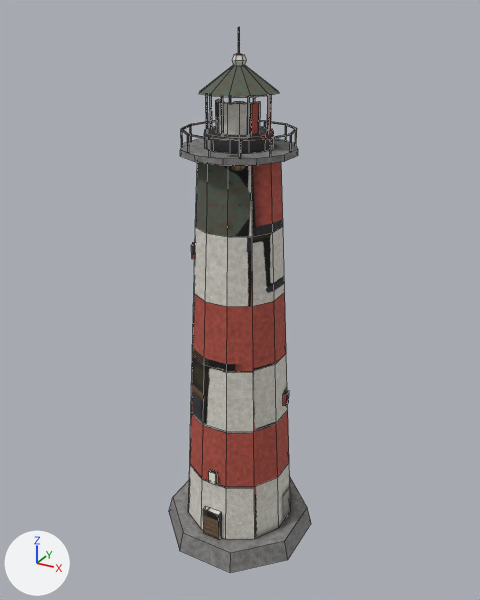
Renders of the FBX model Content/Assets/Locations/Desert/SK_Lighthouse.fbx from each side of a commit.
One viewpoint serves both versions: a 50 mm lens placed at (21.2, -38.4, 39.1), pointed at (-0.1, 0.3, 19.7). Arrows for +X, +Y and +Z are at lower left; the lights stay in place. The first picture is the older version. Mesh edges are drawn as thin lines. Vertices at exactly the same position are counted once.

Objects in the first picture: 'SK_Lighthouse'.
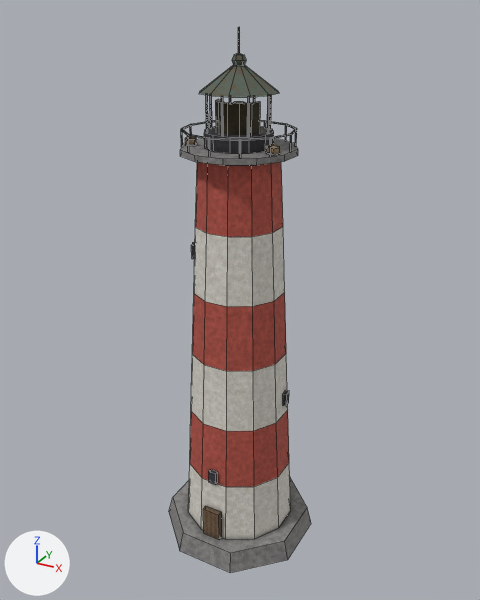
Location of each change, (x1, y1, x2, y2) in pixels of the pictures (480 x 600 px):
part 1 of me_sk_lighthouse, added: after (185, 137, 280, 155)
part 2 of me_sk_lighthouse, surface changed: (181, 45, 297, 539) in both

What changed in the scene script:
```text
Change me_sk_lighthouse:
    used by ob_sk_lighthouse; location = (0.0, 0.0, 0.0)
    remove me_sk_lighthouse.from_pydata(...)  # 568 vertices, 428 faces; spans x -5.5..5.5, y -5.5..5.5, z 0.0..38.0
    add me_sk_lighthouse.from_pydata(...)  # 616 vertices, 464 faces; spans x -5.5..5.5, y -5.5..5.5, z 0.0..38.0
    me_sk_lighthouse part 1
    40 vertices are added at x -3.4..3.4, y -1.5..-0.7, z 30.8..31.3
    8 new vertices lie (0.0, 0.0, 0.5) away from vertices in x -3.4..3.4, y -1.4..-0.7, z 30.8
    36 new faces join them, mat_m_desert_lighthouse (picture img_t_desert_lighthouse_png)
    me_sk_lighthouse part 2: 373 kept faces spanning x -4.2..4.2, y -4.4..3.7, z 1.6..38.0 get new texture (UV) coordinates
```
